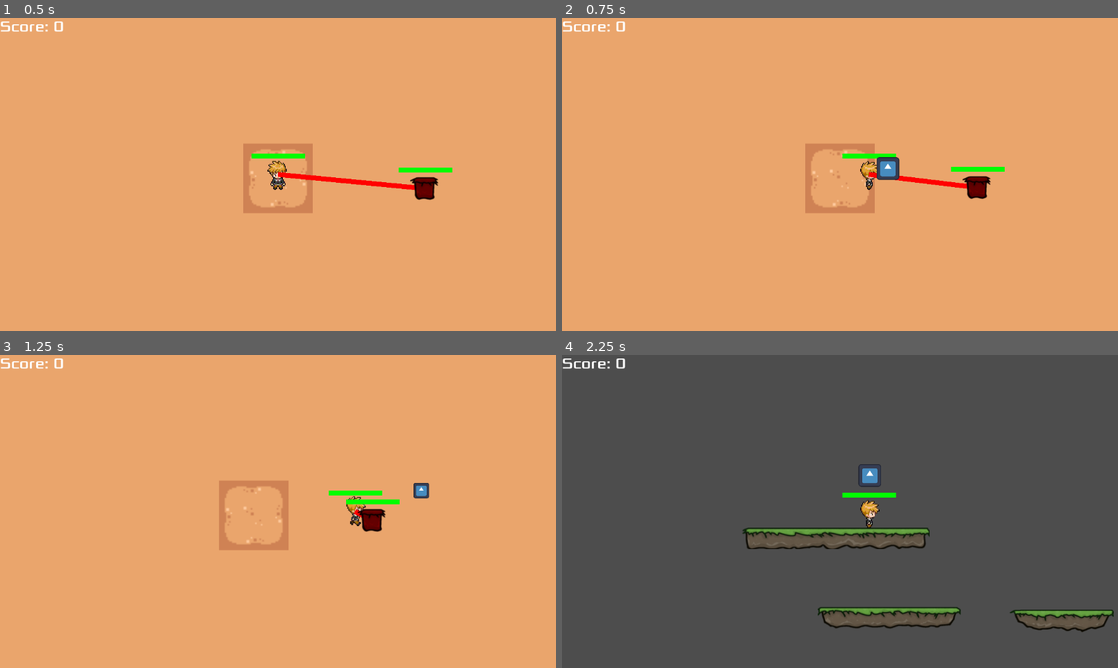
Above: before the commit, frames 1-4 (two rows, left to right).
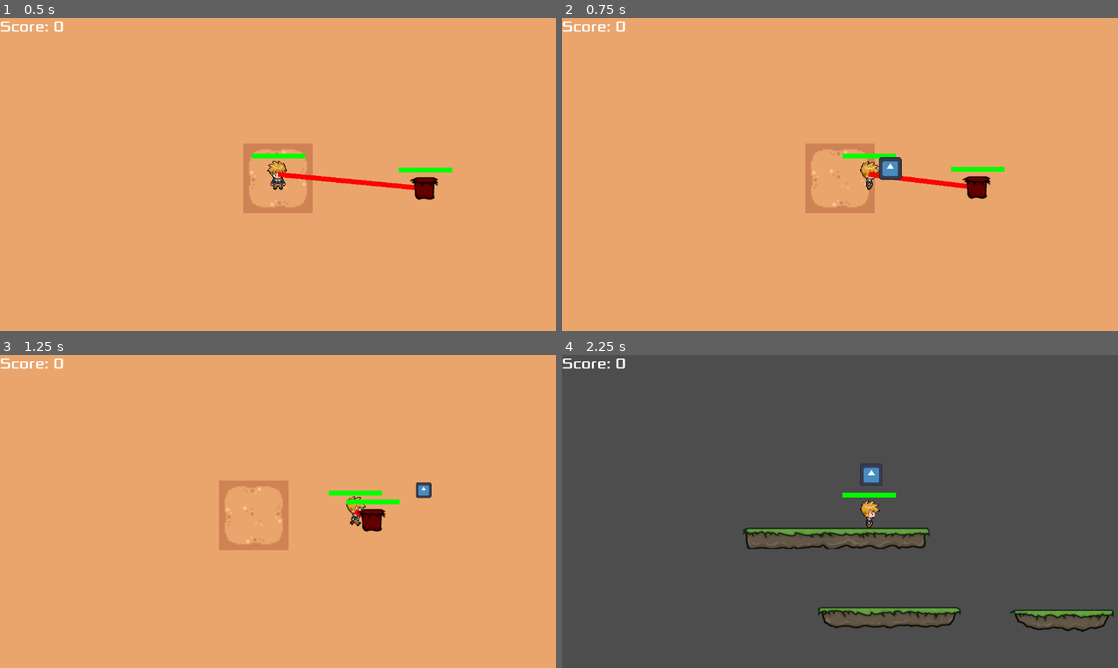
Above: after the commit, the same moments.

Repository: AlfredoAlfredo1313/ProjJogos
Game: Godot game, scene res://Main.tscn
Same seed, same stepped clock (60 frames per second), same inputs: the game is played once before the commit and once after it. The engine's default icon, where the game draws it, is replaced by a stand-in: a white triangle on a blue panel in a dark square.
Inputs (mouse positions are in pixels of both pictures, inside the frame that each line leads up to):
- Up to frame 1 (0.5 s): no input
- Up to frame 2 (0.75 s): move the mouse to (962, 158) at 0.52 s; press the mouse at (962, 158) at 0.53 s; hold Right (ui_right) from 0.53 s (still down)
- Up to frame 3 (1.25 s): keep holding Right (ui_right)
- Up to frame 4 (2.25 s): move the mouse to (728, 527) at 1.27 s; release Right (ui_right) at 1.28 s; release the mouse at (728, 527) at 1.28 s; hold Down (ui_down) 1.28-2.03 s; tap 2 (go_to_level_2) at 1.35 s; tap Enter at 2 s; move the mouse to (895, 442) at 2.02 s; press the mouse at (895, 442) at 2.03 s; hold Right (ui_right) from 2.03 s (still down)

Frame 1 is identical in both runs. In frame 2, 0.1% of the frame differs, in the area x 56-62%, y 44-52%; in frame 3, 0.1%; in frame 4, 0.1%.

Commit message:
KnockBack and Invincibility

Diff:
--- a/Player/AnimPlayer.gd
+++ b/Player/AnimPlayer.gd
@@ -1,6 +1,8 @@
 extends CharacterBody2D
 class_name Player
 @export var speed := 300.0
+@export var knockback_strength = 300
+@export var knockback_duration = 0.2
 @export var jump_speed := -1000.0
 @export var gravity := 2500.0
 
@@ -11,6 +13,10 @@
 @onready var vida = $Vida
 
 @export var bullet : PackedScene
+
+var knockback_velocity = Vector2.ZERO
+var knockback_timer = 0.0
+
 
 
 func animate_side():
@@ -34,10 +40,10 @@
 
 
 
-func move_side(delta):
+func move_side():
+	move_and_slide()
 	get_side_input()
 	animate_side()
-	move_and_slide()
 
 func print_position():
 	print(position)
@@ -72,9 +78,17 @@
 
 
 func _physics_process(delta):
-	# move_8way(delta)
-	move_side(delta)
+	var input_vector = Vector2.ZERO
 	aim(delta)
+	if knockback_timer <= 0:
+		input_vector.x = Input.get_action_strength("ui_right") - Input.get_action_strength("ui_left")
+		input_vector.y = Input.get_action_strength("ui_down") - Input.get_action_strength("ui_up")
+		input_vector = input_vector.normalized()
+		velocity = input_vector * speed
+	else:
+		knockback_timer -= delta
+		velocity = knockback_velocity
+	move_side()
 
 	if vida.hp <= 0:
 		print('morreuuuu')
@@ -84,3 +98,9 @@
 func _on_area_2d_body_entered(body: Node2D) -> void:
 	get_tree().change_scene_to_file("res://Levels/GameOver.tscn")
 	pass # Replace with function body.
+
+func apply_knockback(from_position: Vector2):
+	var direction = (global_position - from_position).normalized()
+	knockback_velocity = direction * knockback_strength
+	knockback_timer = knockback_duration
+	sprite.pisca_player()
--- a/Player/AnimPlayer.tscn
+++ b/Player/AnimPlayer.tscn
@@ -1,7 +1,8 @@
-[gd_scene load_steps=29 format=3 uid="uid://d3equlu2k18pa"]
+[gd_scene load_steps=30 format=3 uid="uid://d3equlu2k18pa"]
 
 [ext_resource type="Script" uid="uid://bkv0gni4voe8x" path="res://Player/AnimPlayer.gd" id="1_kpjcp"]
 [ext_resource type="Texture2D" uid="uid://b0f85xqy4tetm" path="res://Sprites/char.png" id="1_xhfnw"]
+[ext_resource type="Script" uid="uid://dvbdk5tghvhe0" path="res://Player/pisca_player.gd" id="3_0qryd"]
 [ext_resource type="AudioStream" uid="uid://d12aaump7v4xs" path="res://SFX/jump1.ogg" id="3_2n4i2"]
 [ext_resource type="Script" uid="uid://iljegkamfg0y" path="res://Weapons/BasicGun.gd" id="4_3q168"]
 [ext_resource type="PackedScene" uid="uid://ciu6qrhn3f35e" path="res://Weapons/Bullet.tscn" id="5_n20f4"]
@@ -164,6 +165,7 @@
 [node name="PlayerSprite" type="AnimatedSprite2D" parent="."]
 sprite_frames = SubResource("SpriteFrames_efikj")
 animation = &"down"
+script = ExtResource("3_0qryd")
 
 [node name="CollisionShape2D" type="CollisionShape2D" parent="."]
 position = Vector2(0, 10.5)
@@ -183,6 +185,7 @@
 [node name="Vida" type="Area2D" parent="."]
 script = ExtResource("8_0qryd")
 morrer = false
+hasInvincible = true
 
 [node name="CollisionShape2D" type="CollisionShape2D" parent="Vida"]
 scale = Vector2(39.31, 39.31)
--- a/Player/Destructable.gd
+++ b/Player/Destructable.gd
@@ -6,8 +6,14 @@
 @export var hp = 5
 @export var morrer = true
 @onready var mat  = $ColorRect.material
+@export var TIMER_CONST = 2.0
+@export var hasInvincible:bool
+var timer:float = TIMER_CONST
+var isInvincible:bool = false
 
 func deal_damage(damage : int) -> void:
+	if isInvincible: return
+	if hasInvincible: isInvincible = true
 	hp -= damage
 	var tween = create_tween()
 	tween.tween_method(
@@ -27,5 +33,20 @@
 
 func _on_body_entered(body: Node2D) -> void:
 	if body is Player:
+		body.vida.collision_layer = 0
 		body.vida.deal_damage(1)
-	pass # Replace with function body.
+		body.apply_knockback(global_position)
+
+
+func _process(delta: float) -> void:
+	timerIvencibility(delta)
+
+
+func timerIvencibility(delta):
+	if !hasInvincible or !isInvincible :
+		return
+	timer -= delta
+	if timer<=0 :
+		isInvincible = false
+		timer = TIMER_CONST
+	collision_layer = 1
--- /dev/null
+++ b/Player/pisca_player.gd
@@ -0,0 +1,9 @@
+extends AnimatedSprite2D
+class_name Pisca_Player
+
+func pisca_player():
+	var vezes = 20
+	for i in range(vezes):
+		visible = not visible
+		await get_tree().create_timer(0.1).timeout
+	visible = true
Not shown, added: Player/pisca_player.gd.uid
